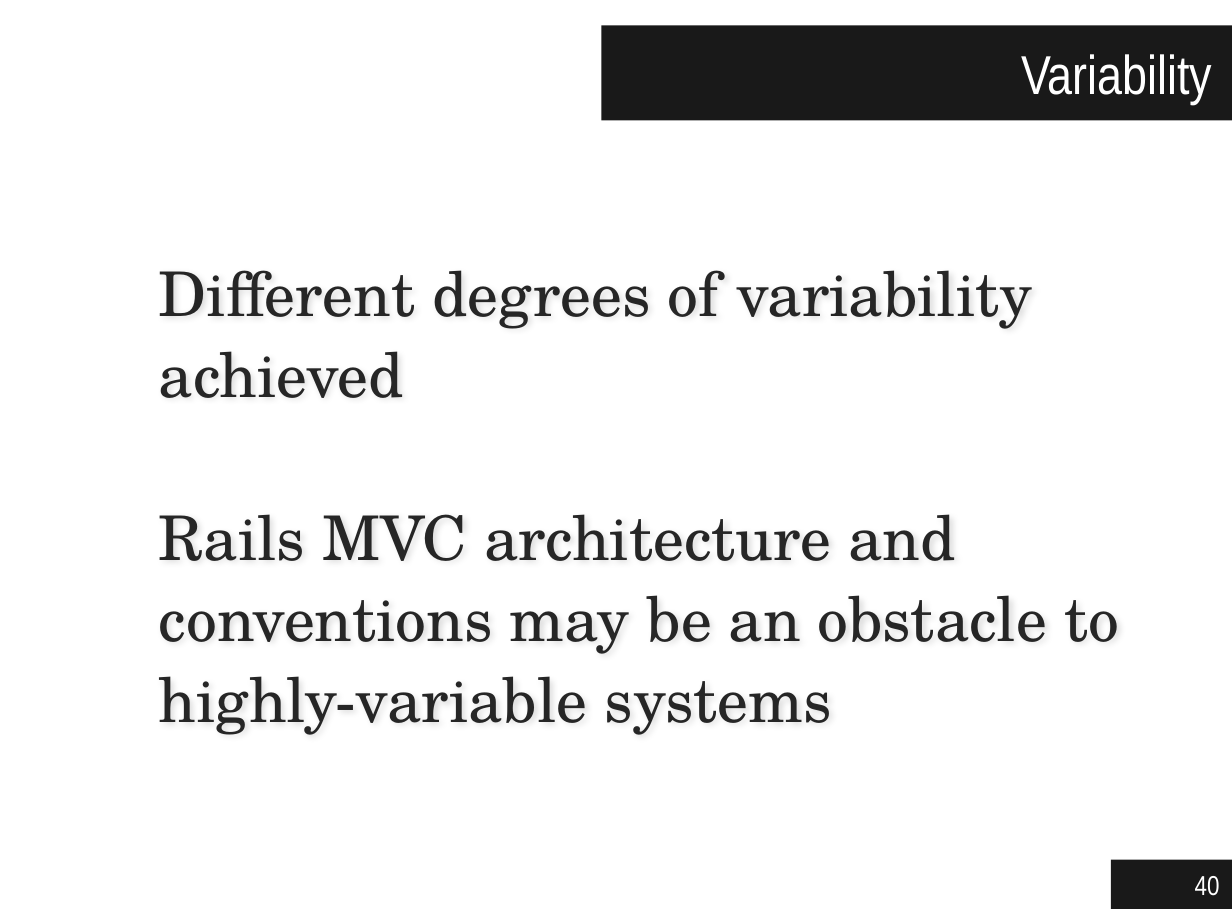
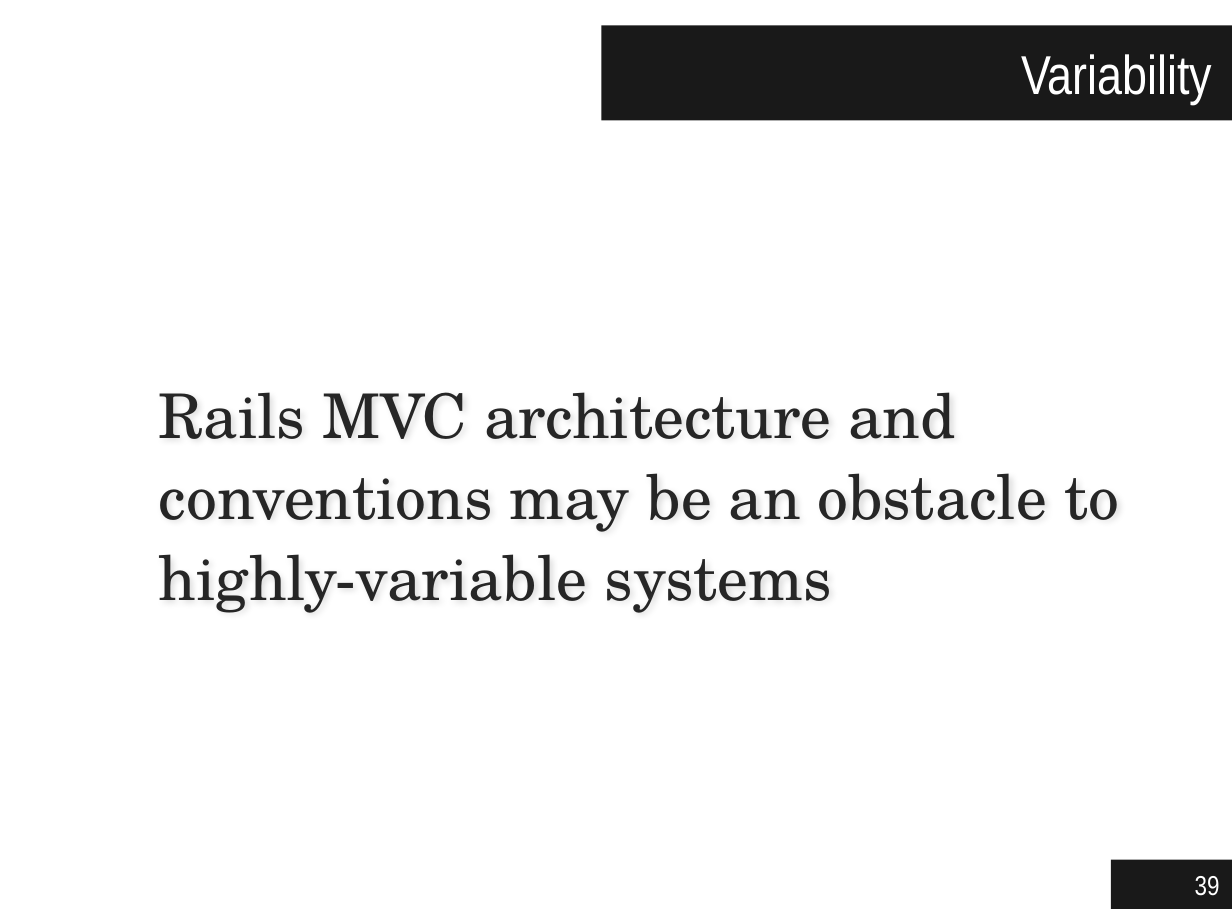
Before and after one commit to jgradim/thesis, a slide deck: slide 39 of presentations/jgradim-presentation.pptx (slide 40 before the commit). Drawn at 1232x924 pixels with LibreOffice and Linux fonts; fonts in the diff are those of the drawing. Boxes give left, top, right and bottom in pixels: in the first picture for what was removed or moved away, otherwise in the second. Text is boxed around its words. In the diff, an @@ line names an element or a change of style, - is before the commit and + after.

```diff
--- a/presentations/jgradim-presentation.pptx
+++ b/presentations/jgradim-presentation.pptx
@@ text at bbox=[159, 270, 1033, 398]: paragraph removed @@
-Different degrees of variability achieved
@@ page number at bbox=[1195, 876, 1220, 896]: text changed @@
-40
+39
```
Also in this commit, not shown: 1 slide removed.
